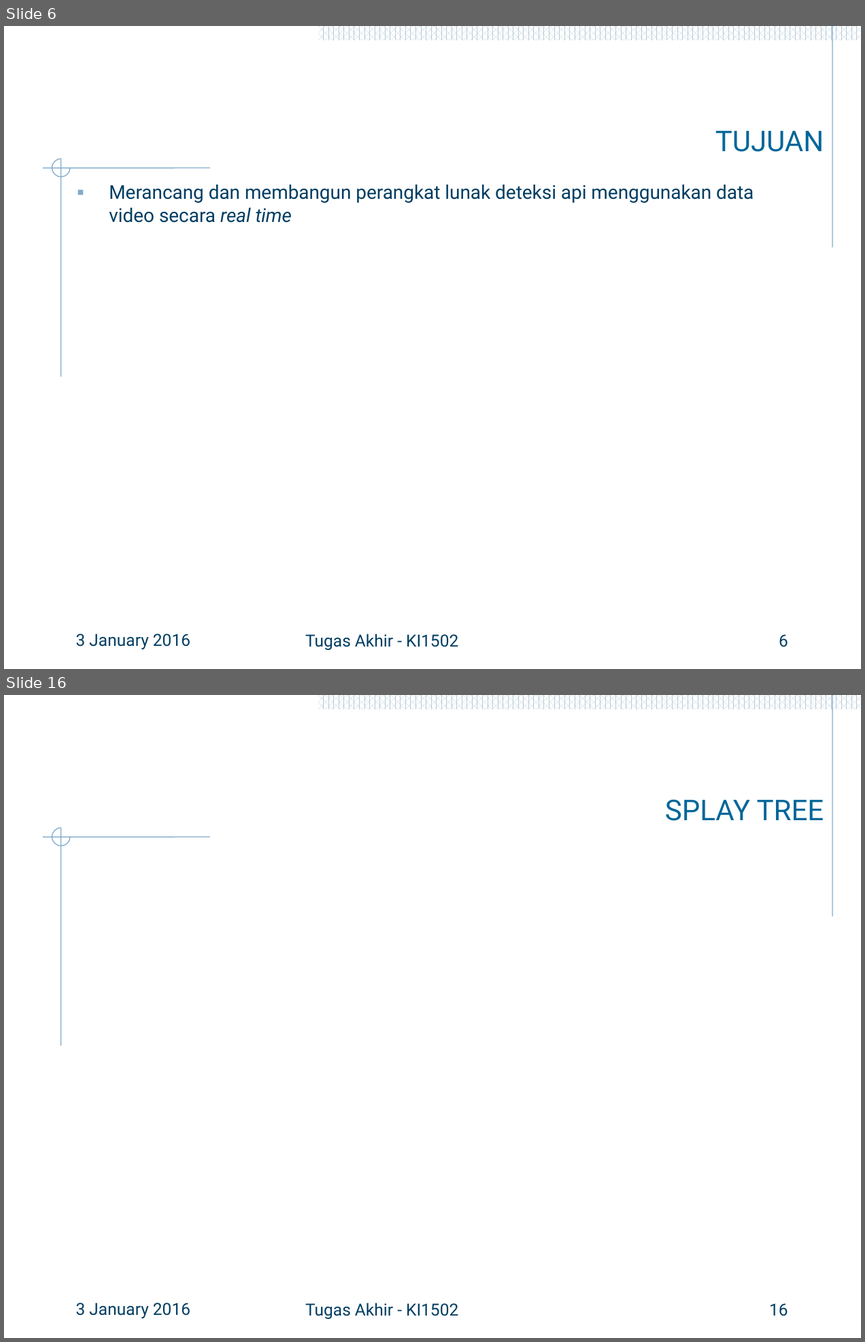
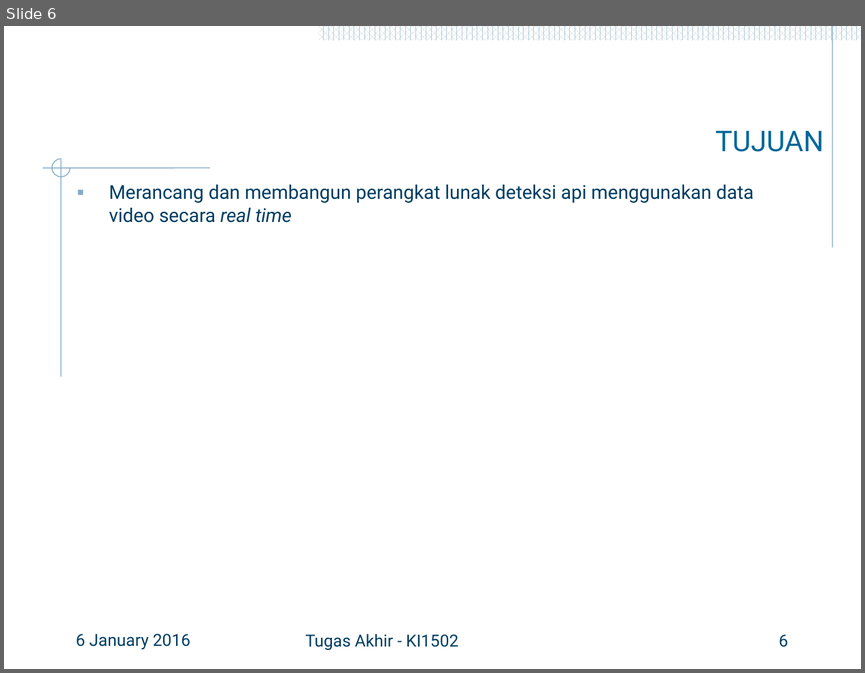
Before and after one commit to hamdimuzakkiy/bukuTA, a slide deck: 5112100091_Hamdi Ahmadi Muzakkiy.pptx. Shown one above the other, each under a label of ours: slides 6 and 16 before the commit, slide 6 after it; the slides between them are not shown. The pictures are 865x1342 and 865x673 pixels, drawn with LibreOffice and Linux fonts; fonts in the diff are those of the drawing; grey boxes stand for pictures; background and template pictures are left out. Boxes give left, top, right and bottom in pixels: in the first picture for what was removed or moved away, otherwise in the second. Text is boxed around its words. In the diff, an @@ line names an element or a change of style, - is before the commit and + after.

```diff
--- a/5112100091_Hamdi Ahmadi Muzakkiy.pptx
+++ b/5112100091_Hamdi Ahmadi Muzakkiy.pptx
@@ slide 16 removed at [4,695,861,1338], background #FFFFFF; not listed: 56 template elements that a slide beside it also shows @@
@@ title removed at [665,799,824,821] @@
-SPLAY TREE
@@ text removed at [76,1302,190,1319] @@
-3 January 2016
@@ text removed at [305,1302,458,1319] @@
-Tugas Akhir - KI1502
@@ page number removed at [769,1303,788,1316] @@
-16
@@ slide 6 changed as well @@
@@ text at [76,633,190,650]: text changed @@
-3 January 2016
+6 January 2016
```
Also in this commit, not shown: 9 other slides changed, 3 slides added, 36 other slides removed, 14 other files.
